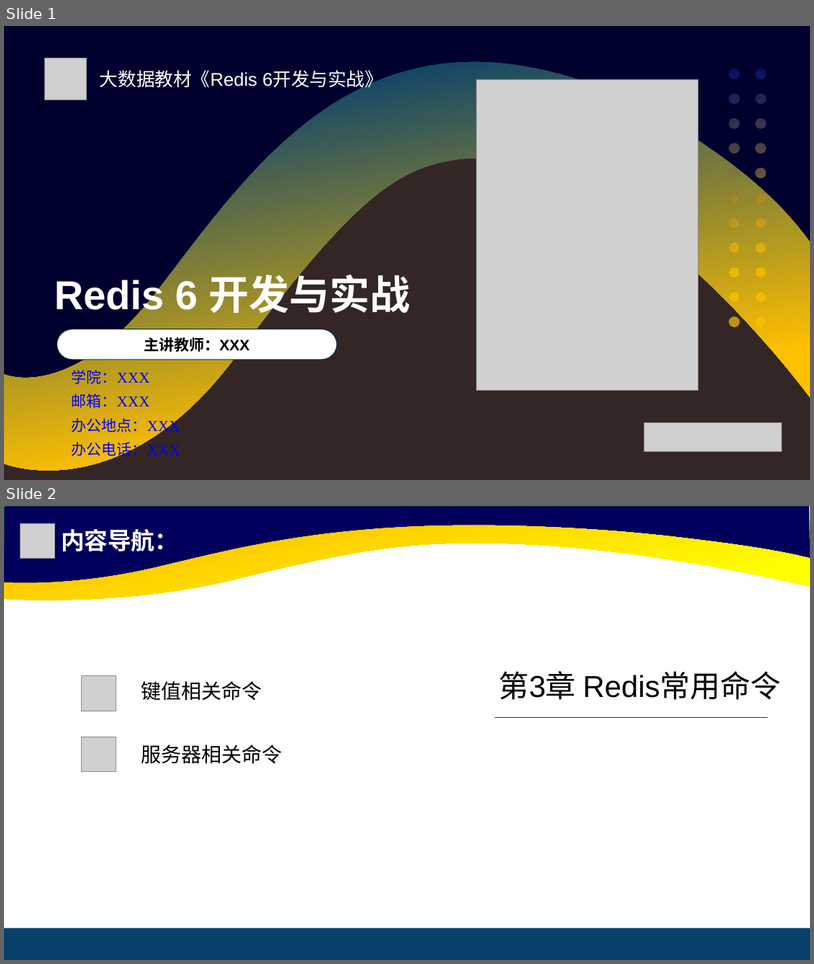
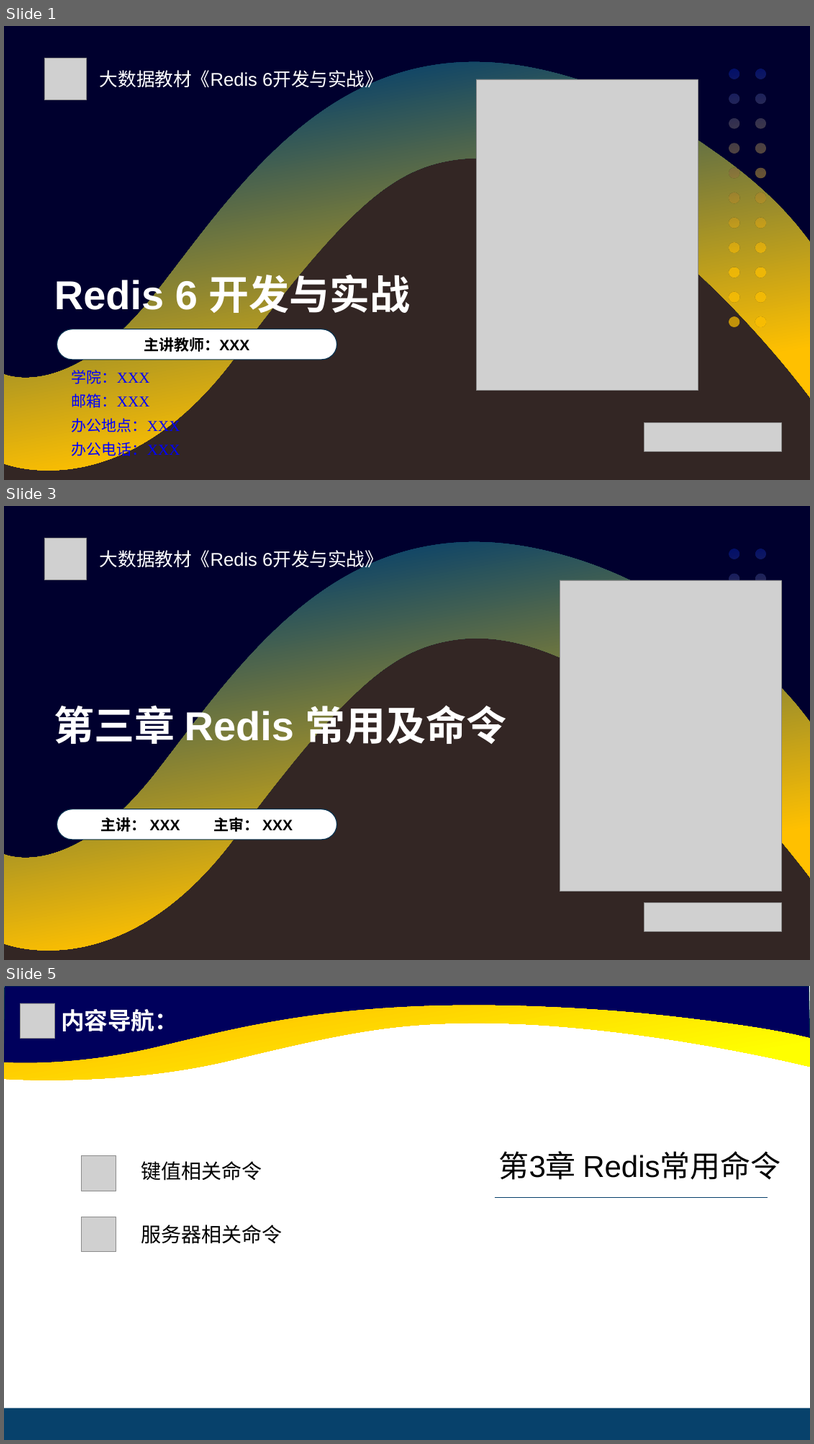
Before and after one commit to cxinping/Redis, a slide deck: ppt/第3章 Redis常用命令.pptx. Shown one above the other, each under a label of ours: slides 1 and 2 before the commit, slides 1, 3 and 5 after it; the slides between them are not shown. The pictures are 814x964 and 814x1444 pixels, drawn with LibreOffice and Linux fonts; fonts in the diff are those of the drawing; grey boxes stand for pictures; background and template pictures are left out. Boxes give left, top, right and bottom in pixels: in the first picture for what was removed or moved away, otherwise in the second. Text is boxed around its words. In the diff, an @@ line names an element or a change of style, - is before the commit and + after.

```diff
--- a/ppt/第3章 Redis常用命令.pptx
+++ b/ppt/第3章 Redis常用命令.pptx
@@ slide 3 added at (4,506,810,960), background #00002E; not listed: 2 template elements that a slide beside it also shows @@
@@ picture added at (44,538,86,580) @@
@@ text added at (100,550,383,571), 22 pt, text #FFFFFF @@
+大数据教材《Redis 6开发与实战》
@@ freeform shape added at (730,549,766,807), fill gradient #031684 to #FFC000 @@
@@ picture added at (560,580,782,891) @@
@@ title added at (54,700,507,751), 48 pt, text #FFFFFF, bold @@
+第三章 Redis 常用及命令
@@ rounded rectangle added at (57,809,337,839), fill #FFFFFF, outline #05304F 1 pt, 18 pt, text #000000, bold @@
+主讲： XXX 主审： XXX
@@ picture added at (645,902,782,931) @@
@@ what was slide 2 is now slide 5 @@
```
Also in this commit, not shown: 2 other slides added, 4 other files.
